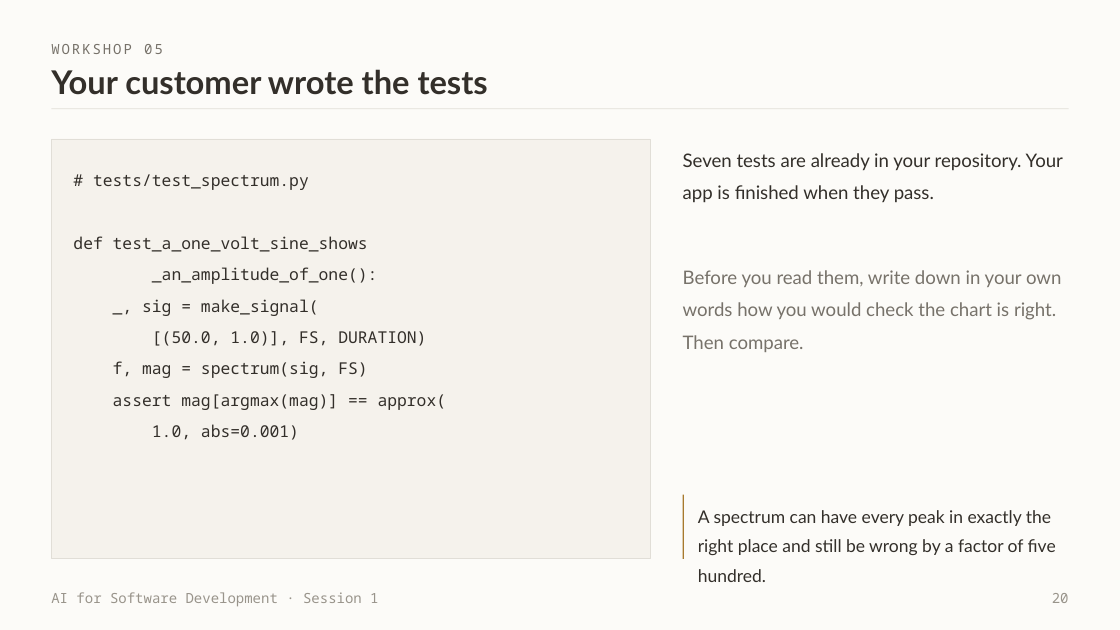
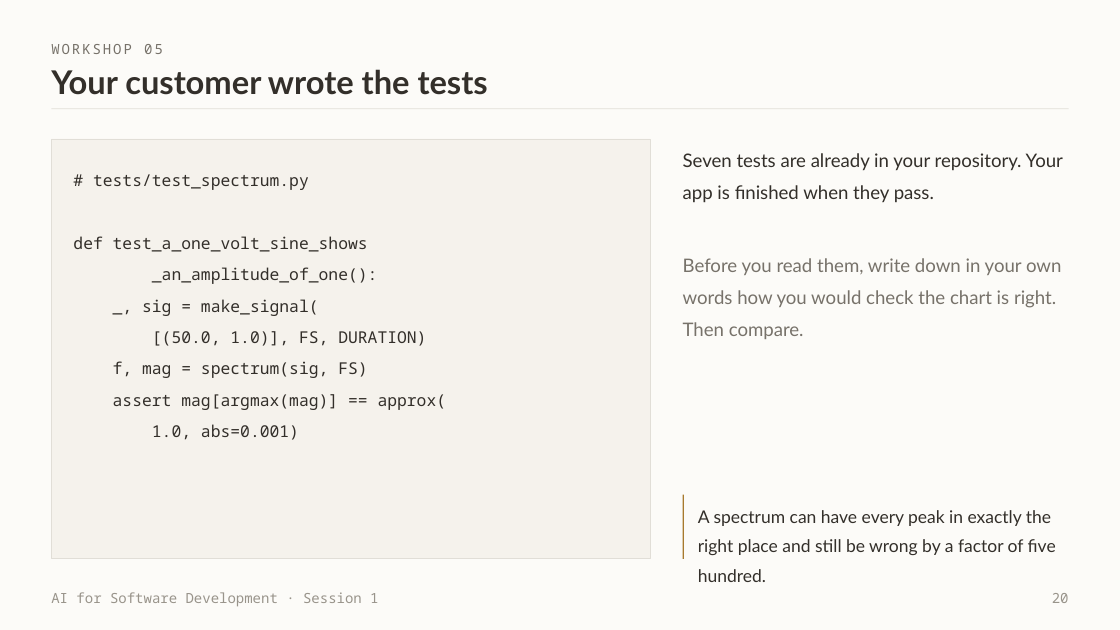
Before and after one commit to witchapong/ai-for-software-dev, a slide deck: slide 20 of slides/Session 1 - Meet Your Agent.pptx. Drawn at 1120x630 pixels with LibreOffice and Linux fonts; fonts in the diff are those of the drawing. Boxes give left, top, right and bottom in pixels: in the first picture for what was removed or moved away, otherwise in the second. Text is boxed around its words. In the diff, an @@ line names an element or a change of style, - is before the commit and + after.

```diff
--- a/slides/Session 1 - Meet Your Agent.pptx
+++ b/slides/Session 1 - Meet Your Agent.pptx
@@ text "Before you read them, write ...": place and size @@
-text "Before you read them, write ..." at (683,270,1061,352)
+text "Before you read them, write ..." at (683,258,1061,339)
```
Also in this commit, not shown: 7 other slides changed, 9 other files.
